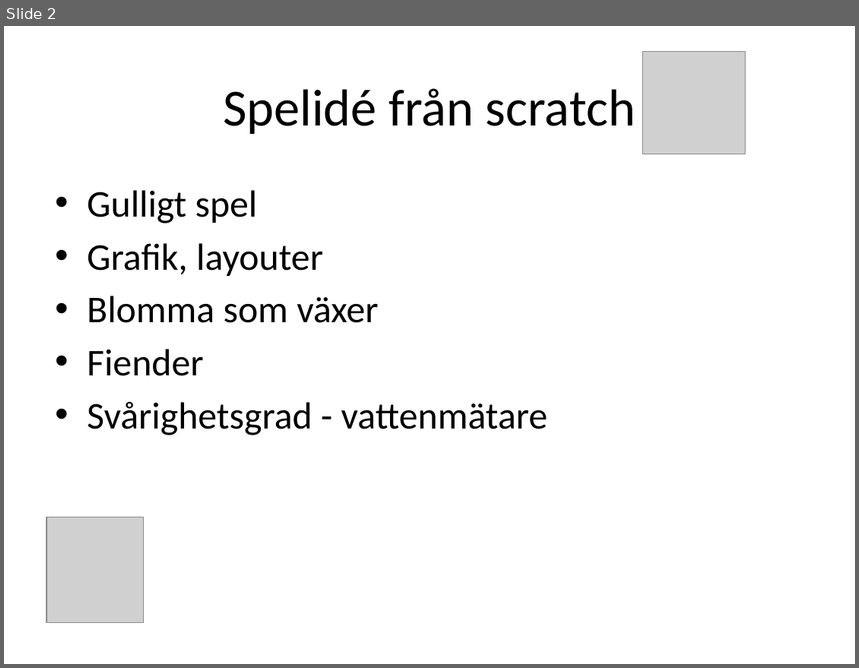
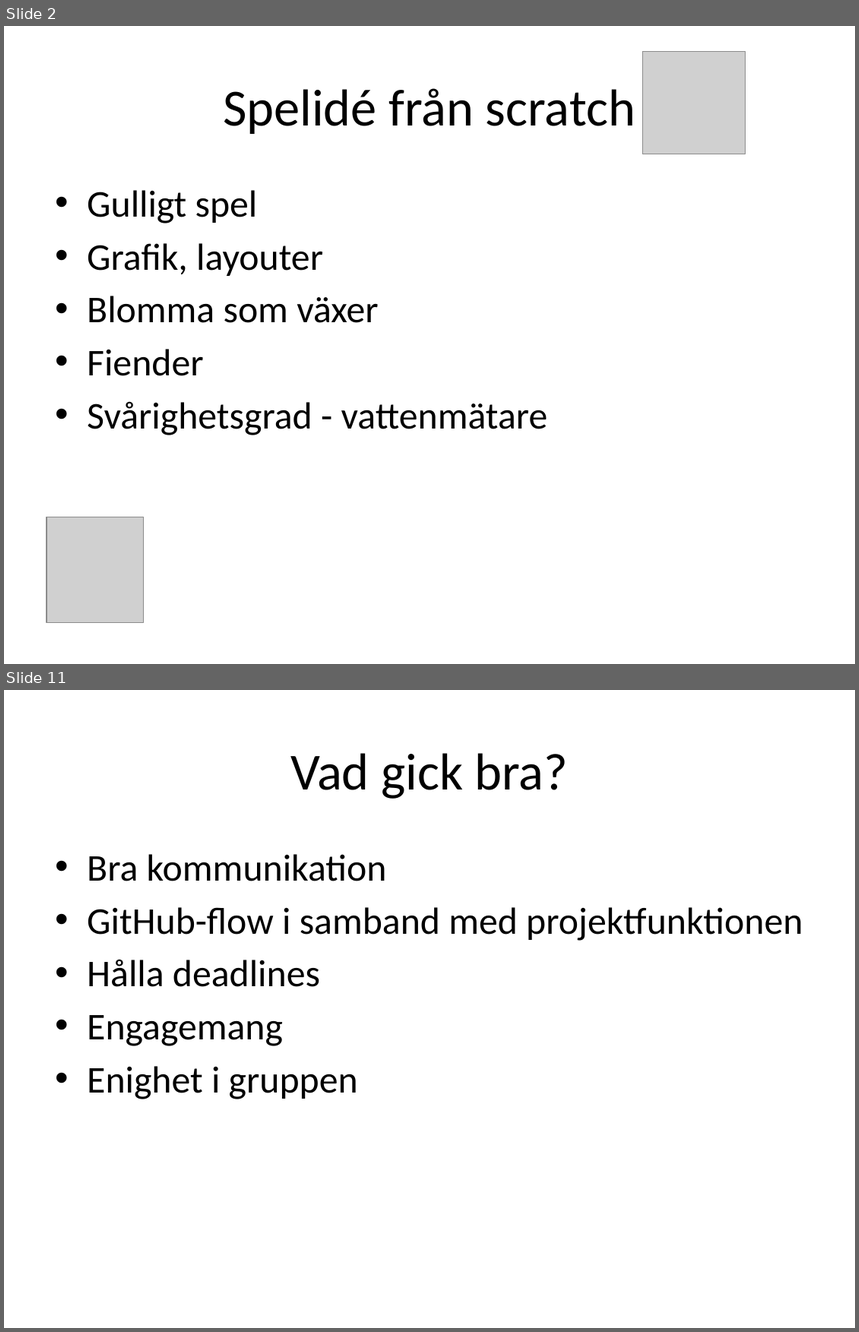
Before and after one commit to lisa-bee/FlowerGrow, a slide deck: document/Presentation FlowerGrow.pptx. Shown one above the other, each under a label of ours: slide 2 before the commit, slides 2 and 11 after it; the slides between them are not shown. The pictures are 859x668 and 859x1332 pixels, drawn with LibreOffice and Linux fonts; fonts in the diff are those of the drawing; grey boxes stand for pictures. Boxes give left, top, right and bottom in pixels: in the first picture for what was removed or moved away, otherwise in the second. Text is boxed around its words. In the diff, an @@ line names an element or a change of style, - is before the commit and + after.

```diff
--- a/document/Presentation FlowerGrow.pptx
+++ b/document/Presentation FlowerGrow.pptx
@@ slide 11 added at <box>4,690,855,1328</box>, background #FFFFFF @@
@@ title added at <box>291,753,569,799</box>, 44 pt, text #000000 @@
+Vad gick bra?
@@ text added at <box>87,854,803,1100</box>, 32 pt, text #000000 @@
+• Bra kommunikation
+• GitHub-flow i samband med projektfunktionen
+• Hålla deadlines
+• Engagemang
+• Enighet i gruppen
```
Also in this commit, not shown: 4 slides changed, 9 other slides added, 1 slide removed, 2 other files.
